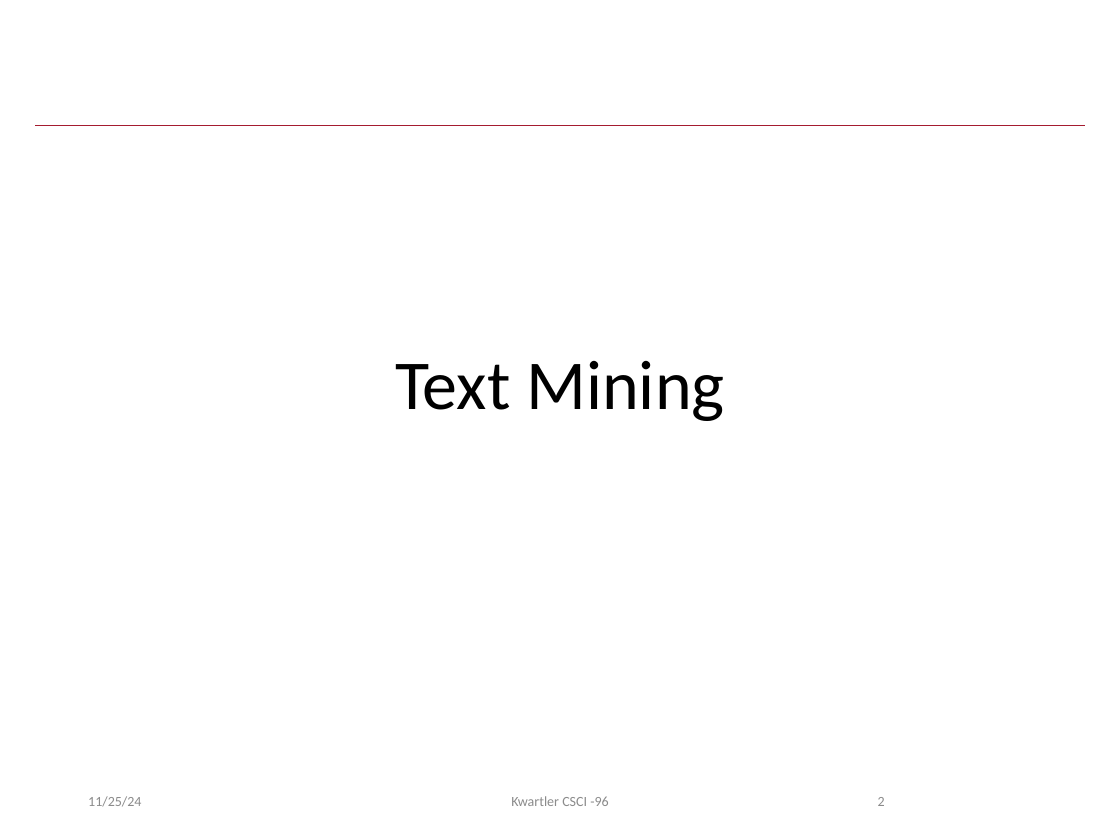
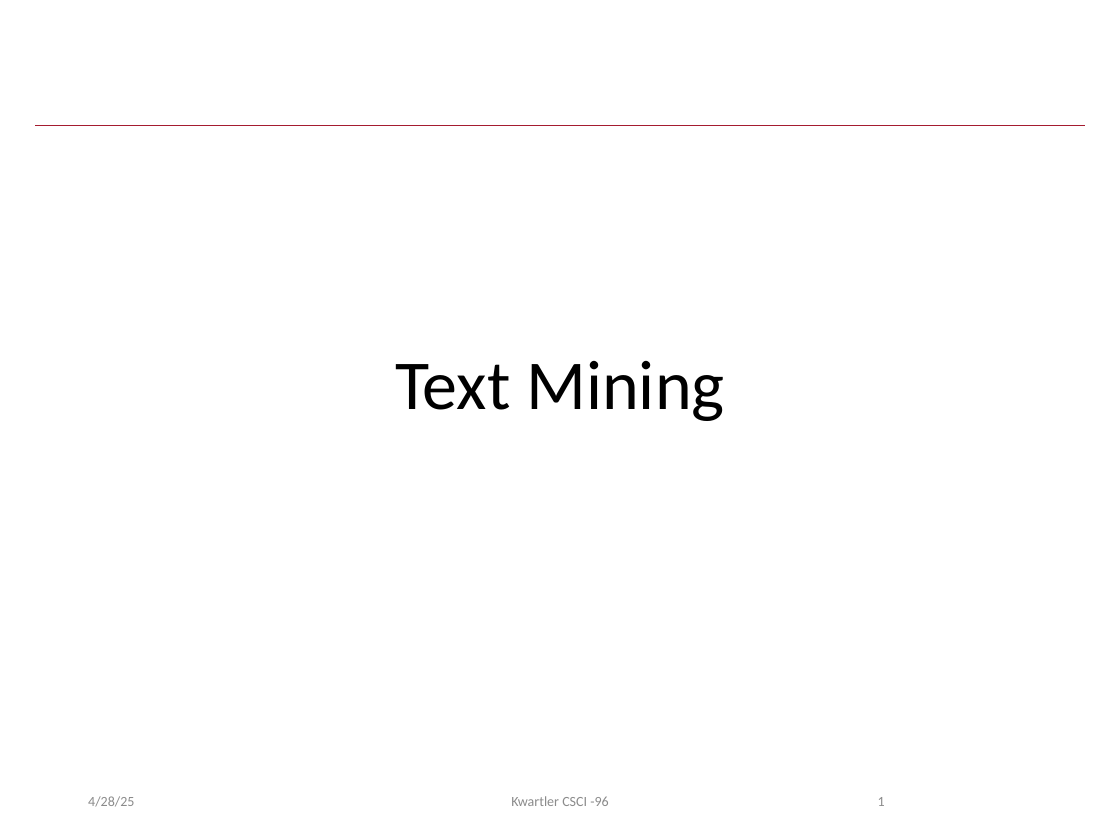
Before and after one commit to kwartler/Harvard_DataMining_Business_Student, a slide deck: slide 1 of Lessons/L_Text_Mining_2/A_TM_review.pptx (slide 2 before the commit). Drawn at 1120x840 pixels with LibreOffice and Linux fonts; fonts in the diff are those of the drawing; background and template pictures are left out. Boxes give left, top, right and bottom in pixels: in the first picture for what was removed or moved away, otherwise in the second. Text is boxed around its words. In the diff, an @@ line names an element or a change of style, - is before the commit and + after.

```diff
--- a/Lessons/L_Text_Mining_2/A_TM_review.pptx
+++ b/Lessons/L_Text_Mining_2/A_TM_review.pptx
@@ text at [88,796,134,807]: text changed @@
-11/25/24
+4/28/25
@@ page number at [878,797,885,806]: text changed @@
-2
+1
```
Also in this commit, not shown: 6 other slides changed, 1 slide removed, 10 other files.
